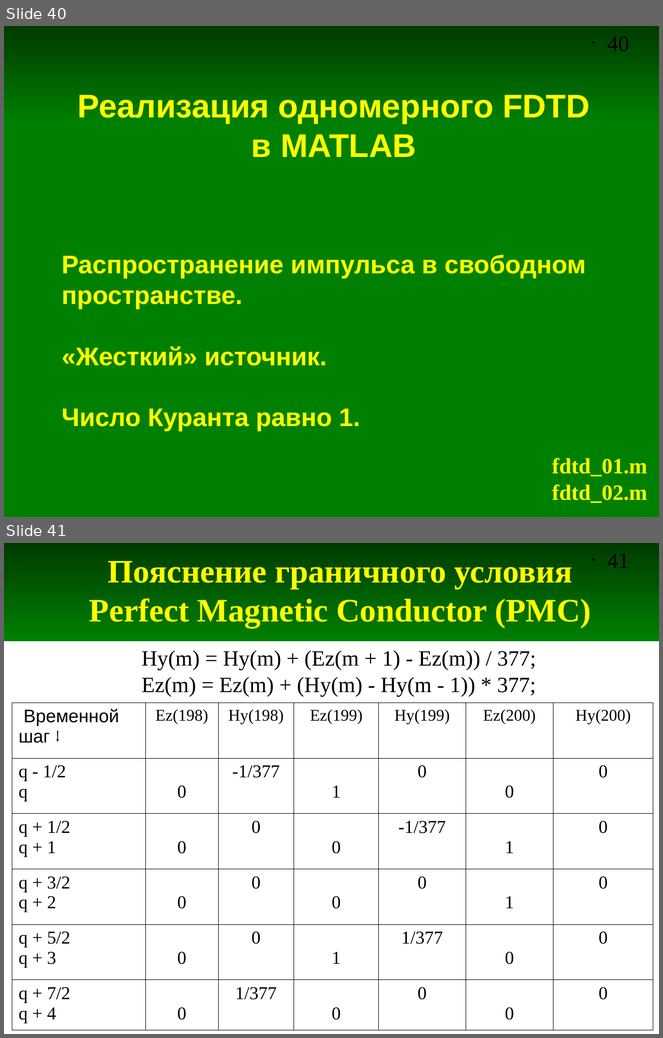
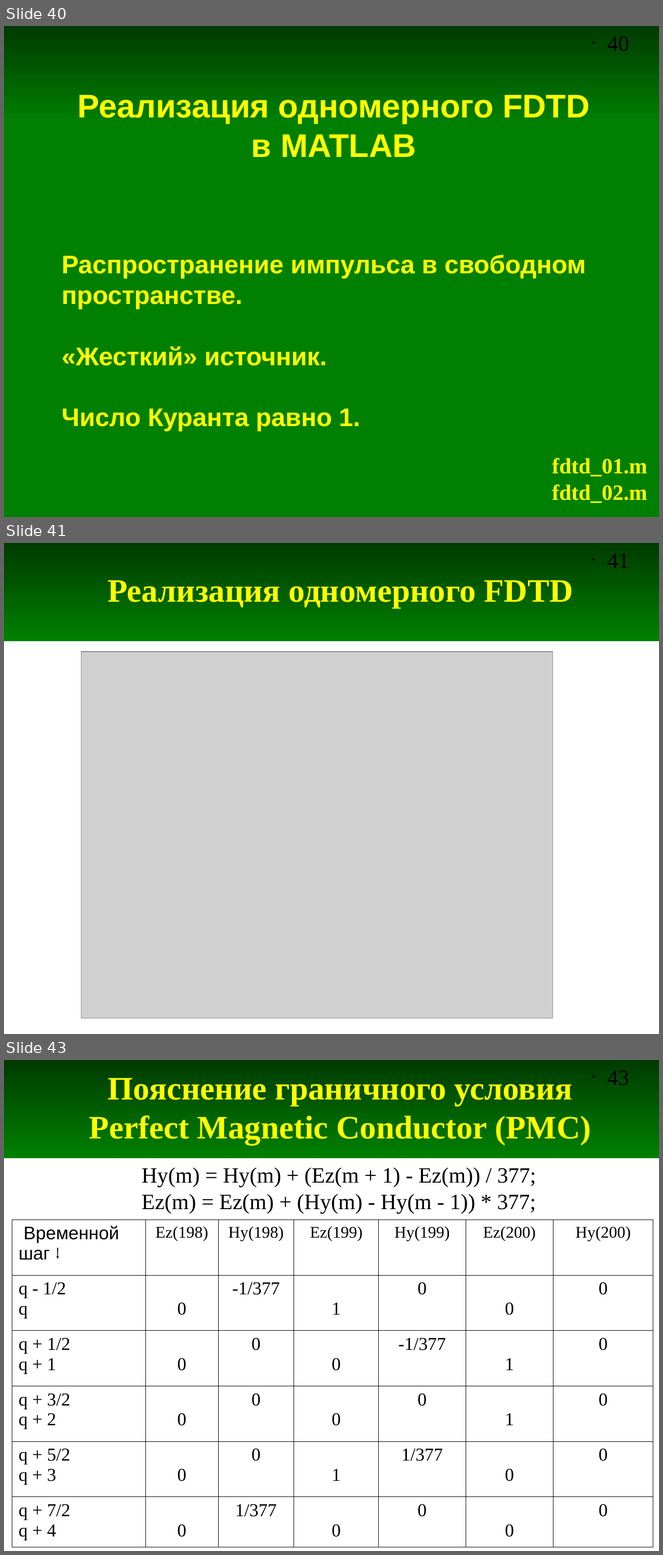
Before and after one commit to andris0147sv/modelling, a slide deck: presentations/2. FDTD.odp. Shown one above the other, each under a label of ours: slides 40 and 41 before the commit, slides 40, 41 and 43 after it; the slides between them are not shown. The pictures are 663x1038 and 663x1555 pixels, drawn with LibreOffice and Linux fonts; fonts in the diff are those of the drawing; grey boxes stand for pictures. Boxes give left, top, right and bottom in pixels: in the first picture for what was removed or moved away, otherwise in the second. Text is boxed around its words. In the diff, an @@ line names an element or a change of style, - is before the commit and + after.

```diff
--- a/presentations/2. FDTD.odp
+++ b/presentations/2. FDTD.odp
@@ slide 41 added at (4,543,659,1034), background #FFFFFF; not listed: 2 template elements that a slide beside it also shows @@
@@ title added at (107,580,573,609), 36 pt, text #FFFF00, bold @@
+Реализация одномерного FDTD
@@ picture added at (81,652,553,1019) @@
@@ what was slide 41 is now slide 43 @@
@@ page number at (608,1070,630,1085): text changed @@
-• 41
+• 43
```
Also in this commit, not shown: 11 other slides added.
